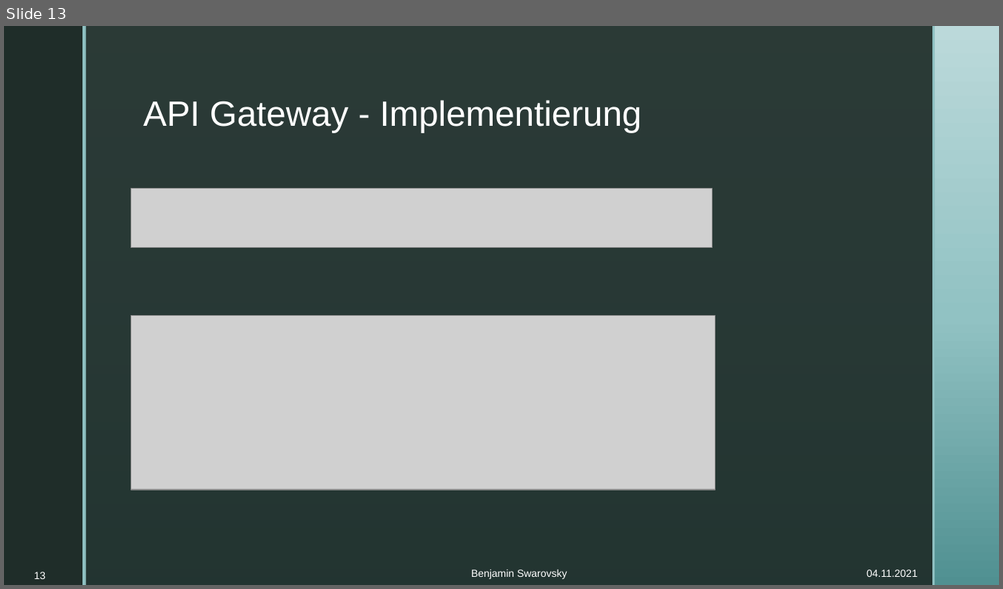
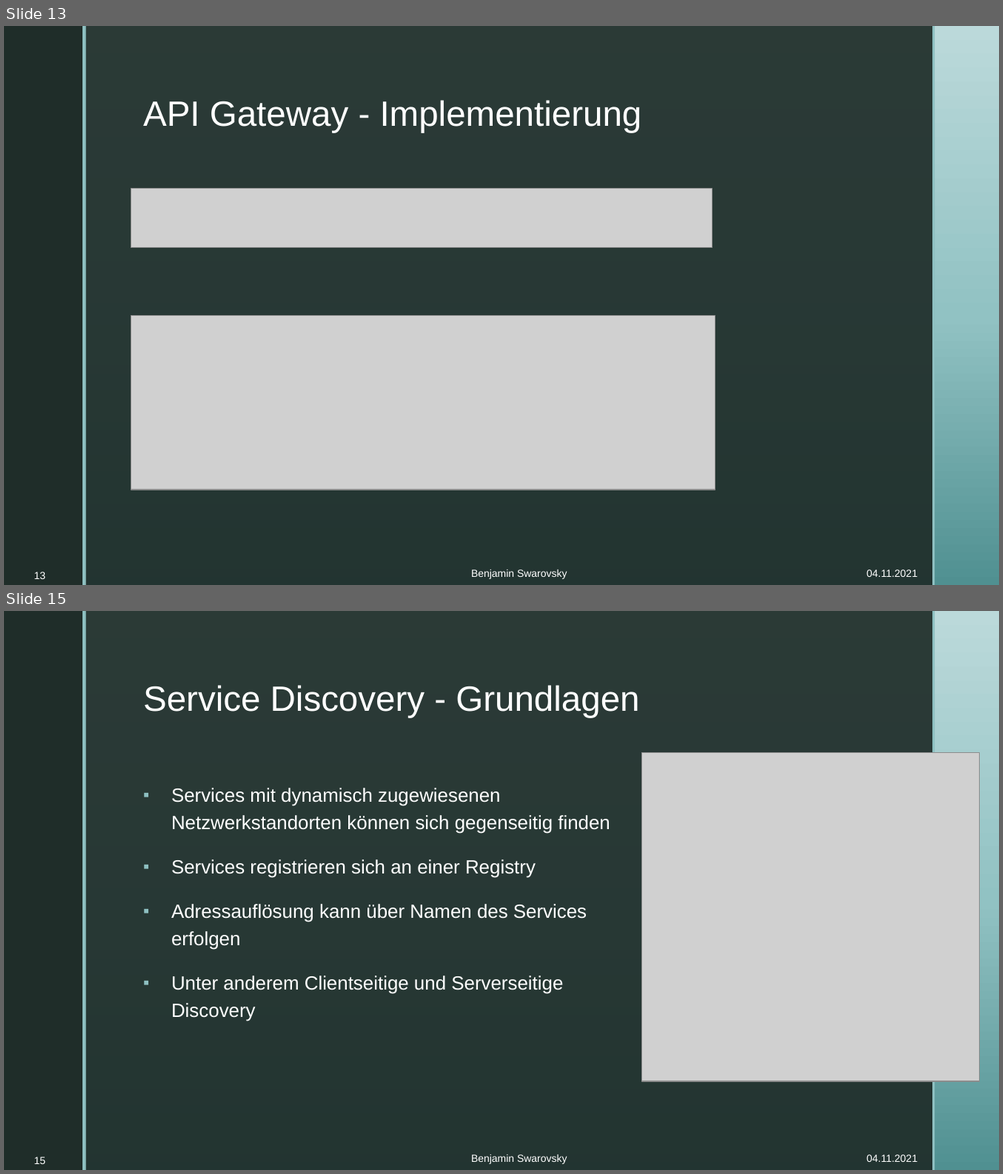
Before and after one commit to BenjaminS01/Abschluss, a slide deck: Vortrag.pptx. Shown one above the other, each under a label of ours: slide 13 before the commit, slides 13 and 15 after it; the slides between them are not shown. The pictures are 1003x589 and 1003x1174 pixels, drawn with LibreOffice and Linux fonts; fonts in the diff are those of the drawing; grey boxes stand for pictures; background and template pictures are left out. Boxes give left, top, right and bottom in pixels: in the first picture for what was removed or moved away, otherwise in the second. Text is boxed around its words. In the diff, an @@ line names an element or a change of style, - is before the commit and + after.

```diff
--- a/Vortrag.pptx
+++ b/Vortrag.pptx
@@ slide 15 added at bbox=[4, 611, 999, 1170], background picture (left out); not listed: 4 template elements that a slide beside it also shows @@
@@ title added at bbox=[143, 685, 639, 718], 34 pt, text #FFFFFF @@
+Service Discovery - Grundlagen
@@ picture added at bbox=[641, 753, 979, 1082] @@
@@ text added at bbox=[171, 788, 610, 1022], 18.5 pt, text #FFFFFF @@
+▪ Services mit dynamisch zugewiesenen Netzwerkstandorten können sich gegenseitig finden
+▪ Services registrieren sich an einer Registry
+▪ Adressauflösung kann über Namen des Services erfolgen
+▪ Unter anderem Clientseitige und Serverseitige Discovery
@@ page number added at bbox=[34, 1157, 46, 1165], 10 pt, text #FFFFFF @@
+15
@@ text added at bbox=[471, 1155, 566, 1165], 10 pt, text #FFFFFF @@
+Benjamin Swarovsky
@@ text added at bbox=[866, 1155, 917, 1162], 10 pt, text #FFFFFF @@
+04.11.2021
```
Also in this commit, not shown: 1 slide changed, 2 other slides added.
